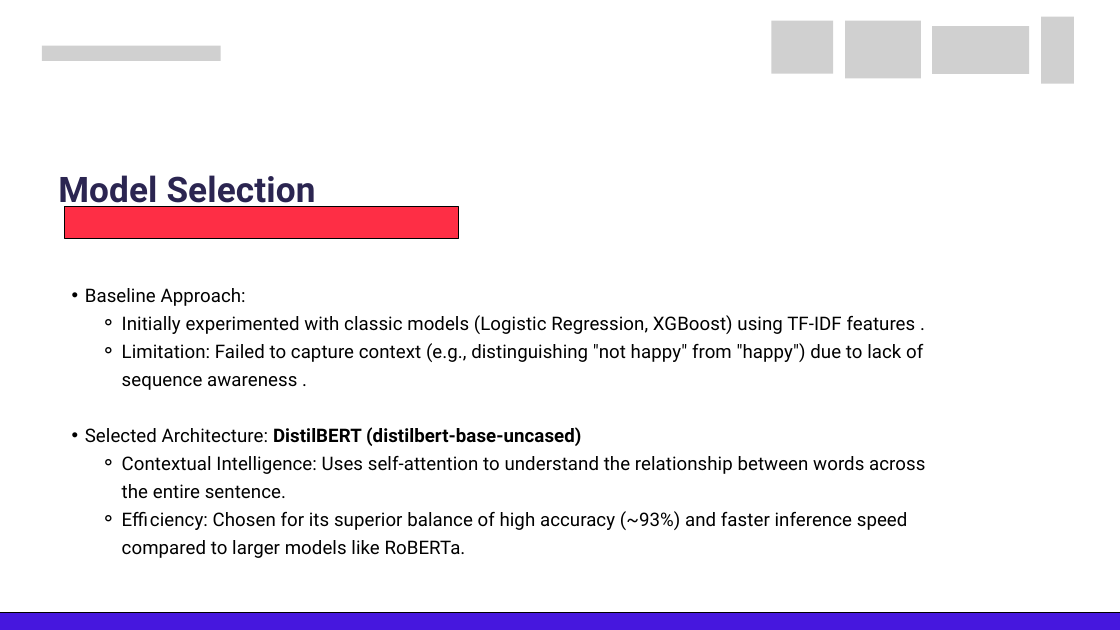
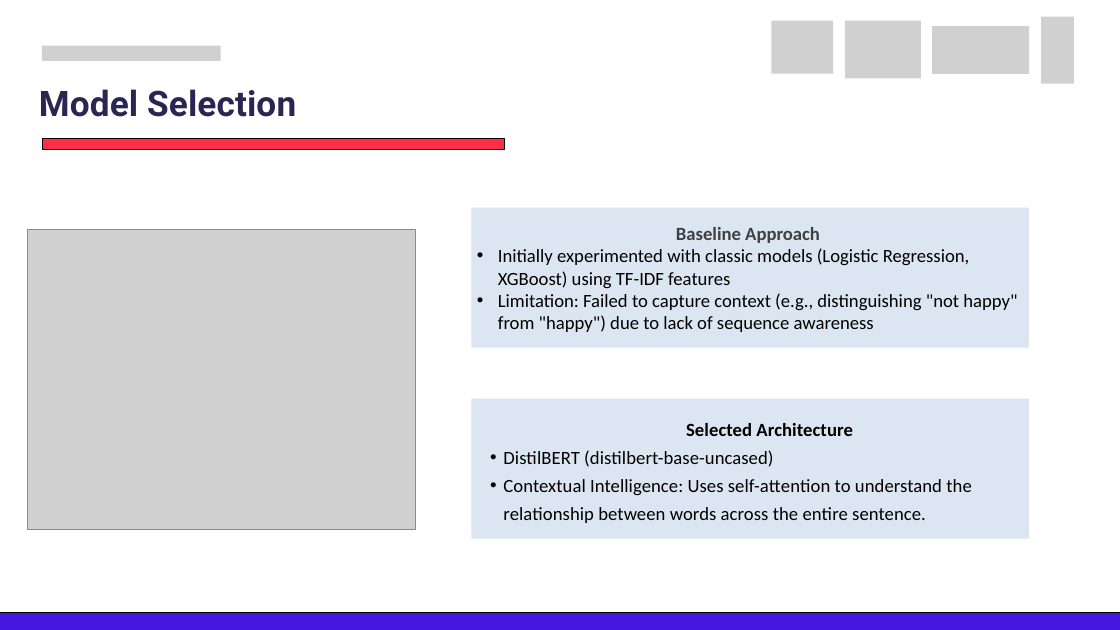
Before and after one commit to edasaruhan/FTL_Myanmar_Gr12, a slide deck: slide 10 of Final Presentation/Frontier_Tech_Leaders_ Programme_Capstone_Group12.pptx.pptx. Drawn at 1120x630 pixels with LibreOffice and Linux fonts; fonts in the diff are those of the drawing; grey boxes stand for pictures. Boxes give left, top, right and bottom in pixels: in the first picture for what was removed or moved away, otherwise in the second. Text is boxed around its words. In the diff, an @@ line names an element or a change of style, - is before the commit and + after.

```diff
--- a/Final Presentation/Frontier_Tech_Leaders_ Programme_Capstone_Group12.pptx.pptx
+++ b/Final Presentation/Frontier_Tech_Leaders_ Programme_Capstone_Group12.pptx.pptx
@@ text "Model Selection" rewrapped from [58, 175, 316, 211] to [39, 89, 296, 117] @@
@@ freeform shape: place and size @@
-freeform shape at [64, 207, 459, 238]
+freeform shape at [43, 139, 504, 150]
@@ rectangle added at [472, 208, 1029, 348], fill #DCE6F2, 24 pt, text #000000 @@
+Baseline Approach
+• Initially experimented with classic models (Logistic Regression, XGBoost) using TF-IDF features
+• Limitation: Failed to capture context (e.g., distinguishing "not happy" from "happy") due to lack of sequence awareness
@@ picture added at [27, 230, 416, 530] @@
@@ text removed at [85, 288, 925, 558] @@
-  • Baseline Approach:
-    ⚬ Initially experimented with classic models (Logistic Regression, XGBoost) using TF-IDF features .
-    ⚬ Limitation: Failed to capture context (e.g., distinguishing "not happy" from "happy") due to lack of sequence awareness .
-  • Selected Architecture: DistilBERT (distilbert-base-uncased)
-    ⚬ Contextual Intelligence: Uses self-attention to understand the relationship between words across the entire sentence.
-    ⚬ Efficiency: Chosen for its superior balance of high accuracy (~93%) and faster inference speed compared to larger models like RoBERTa.
@@ rectangle added at [472, 399, 1029, 539], fill #DCE6F2, 24 pt, text #000000 @@
+                Selected Architecture
+  • DistilBERT (distilbert-base-uncased)
+  • Contextual Intelligence: Uses self-attention to understand the relationship between words across the entire sentence.
```
Also in this commit, not shown: 17 other slides changed, 1 other file.
